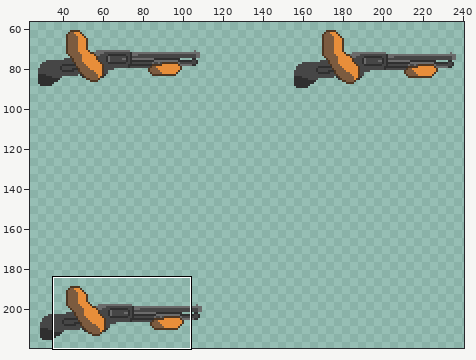
Edited in one commit: sprite sheet (Assets/Art/Sprites/Player/Shotgun/PizzakaiMainCharacterSGIdleandWalk-Sheet.png). The picture above shows the old version from afar; the outline marks the close-up.
Close-up. Earlier state:
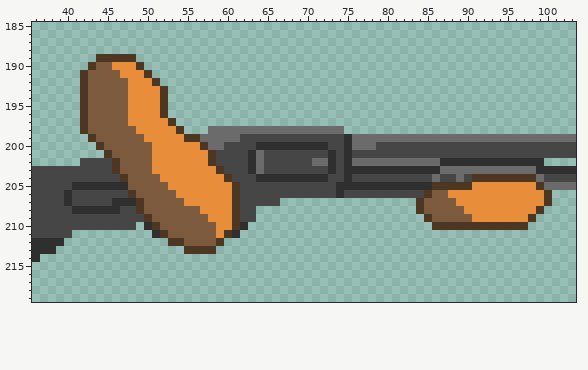
The file is 256x256 pixels. Shown: x 36..103, y 185..219. The wide view leaves out empty margins. The commit also changed other parts of the picture, which this record leaves out.
The same view after the edit:
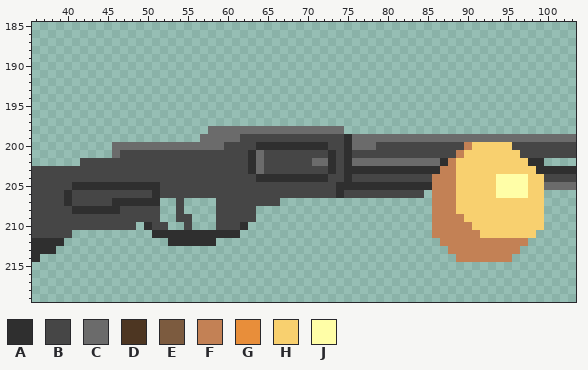
Palette (. is transparent): A #2f2f2f  B #464646  C #6b6b6b  D #4d3622  E #7c5b3f  F #c38155  G #e88e3a  H #f8d06f  J #fffea7
Change:
{"y":189,"x":44,"old":"DDDDD","new":"....."}
{"y":190,"x":43,"old":"DEEGGGD","new":"......."}
{"y":191,"x":42,"old":"DEEEEGGGD","new":"........."}
{"y":192,"x":42,"old":"DEEEEEGGGD","new":".........."}
{"y":193,"x":42,"old":"DEEEEEGGGGD","new":"..........."}
{"y":194,"x":42,"old":"DEEEEEGGGGD","new":"..........."}
{"y":195,"x":42,"old":"DEEEEEGGGGD","new":"..........."}
{"y":196,"x":42,"old":"DEEEEEGGGGD","new":"..........."}
{"y":197,"x":42,"old":"DEEEEEGGGGGD","new":"............"}
{"y":198,"x":42,"old":"DEEEEEEGGGGGD","new":"............."}
{"y":199,"x":43,"old":"DEEEEEEGGGGGDD","new":".............."}
{"y":200,"x":44,"old":"DEEEEEEGGGGGGD","new":"..CCCCCCCCCCCC"}
{"y":200,"x":90,"old":"BBBBBB","new":"FHHHHH"}
{"y":201,"x":45,"old":"DEEEEEGGGGGGGD","new":".CBBBBBBBBBBBB"}
{"y":201,"x":89,"old":"BBBBBBBB","new":"FHHHHHHH"}
{"y":202,"x":46,"old":"DEEEEGGGGGGGD","new":"BBBBBBBBBBBBB"}
{"y":202,"x":88,"old":"AAAAAAAAAA","new":"FHHHHHHHHH"}
{"y":203,"x":46,"old":"DEEEEGGGGGGGGD","new":"BBBBBBBBBBBBBB"}
{"y":203,"x":87,"old":"CCCCCCCCCCCC","new":"FFHHHHHHHHHH"}
{"y":204,"x":47,"old":"DEEEEGGGGGGGGD","new":"BBBBBBBBBBBBBB"}
{"y":204,"x":86,"old":"CBBCBDDDDDDDDC","new":"FFFHHHHHJJJJHH"}
{"y":205,"x":48,"old":"EEEEEGGGGGGGGD","new":"AAAABBBBBBBBBB"}
{"y":205,"x":86,"old":"DDDDDGGGGGGGGD","new":"FFFHHHHHJJJJHH"}
{"y":206,"x":48,"old":"DEEEEEGGGGGGGD","new":"BBBABBBBBBBBBB"}
{"y":206,"x":85,"old":"DEEGGGGGGGGGGGGD","new":".FFFHHHHHJJJJHH."}
{"y":207,"x":49,"old":"DEEEEEGGGGGGD","new":"AAA..B....BBB"}
{"y":207,"x":84,"old":"DEEEEGGGGGGGGGGGD","new":"..FFFHHHHHHHHHHH."}
{"y":208,"x":49,"old":"DEEEEEEEGGGGD","new":"BBB..B....BBB"}
{"y":208,"x":84,"old":"DEEEEEGGGGGGGGGD","new":"..FFFHHHHHHHHHHH"}
{"y":209,"x":50,"old":"DEEEEEEEGGGD","new":"BB..BB...BBB"}
{"y":209,"x":85,"old":"DEEEEEGGGGGGGD.","new":".FFFFHHHHHHHHHH"}
{"y":210,"x":51,"old":"DEEEEEEEGGD","new":"BB..B...BBB"}
{"y":210,"x":86,"old":"DDDDDDDDDDDD..","new":"FFFFFHHHHHHHHH"}
{"y":211,"x":52,"old":"DEEEEEEGD","new":"AAAAAAAAA"}
{"y":211,"x":86,"old":".............","new":"FFFFFFHHHHHHH"}
{"y":212,"x":53,"old":"DDEEEED","new":"AAAAAA."}
{"y":212,"x":87,"old":"...........","new":"FFFFFFFFFFF"}
{"y":213,"x":55,"old":"DDDD","new":"...."}
{"y":213,"x":88,"old":".........","new":"FFFFFFFFF"}
{"y":214,"x":89,"old":".......","new":"FFFFFFF"}
{"label":"changed","picture_box":[80,54,240,254]}
{"label":"changed","picture_box":[416,142,552,262]}
